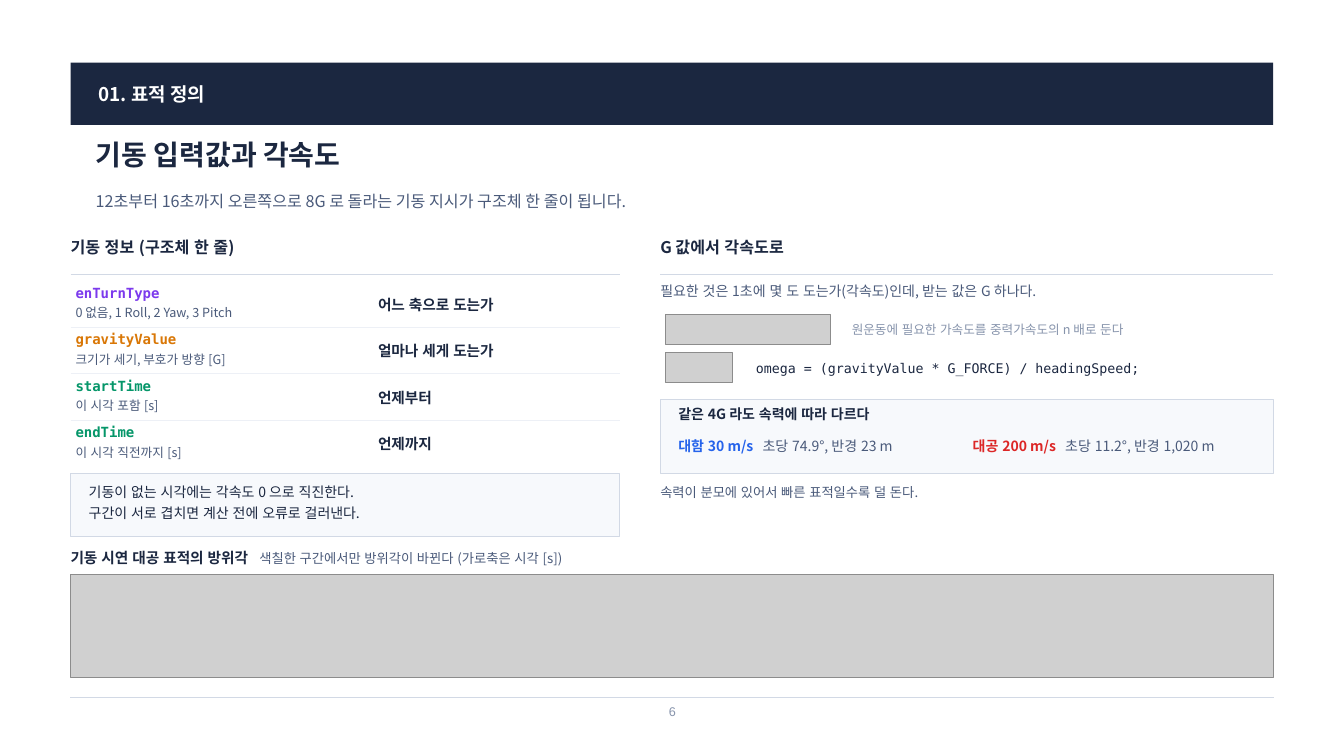
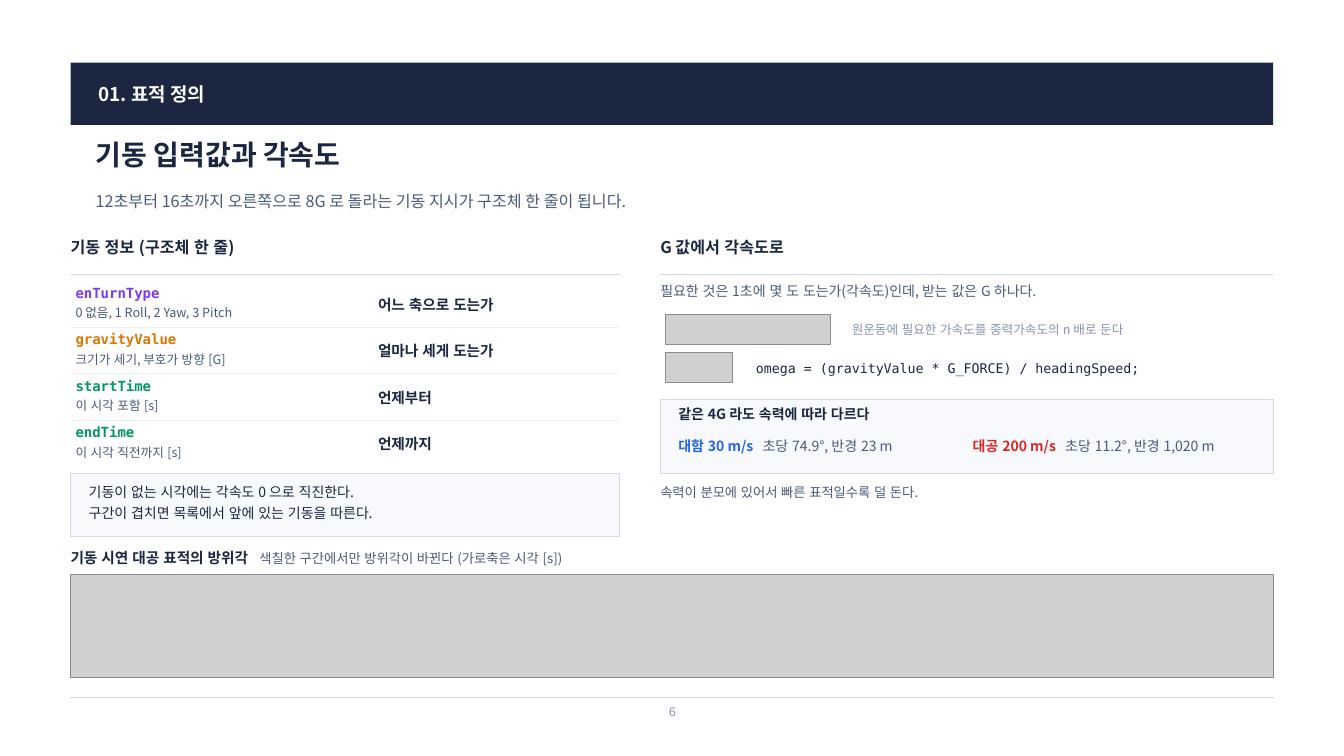
Before and after one commit to harley-hwan/radar-sw-study, a slide deck: slide 6 of Part3_TargetSim/ref/산출물/Chapter3_TargetSim.pptx. Drawn at 1344x756 pixels with LibreOffice and Linux fonts; fonts in the diff are those of the drawing; grey boxes stand for pictures. Boxes give left, top, right and bottom in pixels: in the first picture for what was removed or moved away, otherwise in the second. Text is boxed around its words. In the diff, an @@ line names an element or a change of style, - is before the commit and + after.

```diff
--- a/Part3_TargetSim/ref/산출물/Chapter3_TargetSim.pptx
+++ b/Part3_TargetSim/ref/산출물/Chapter3_TargetSim.pptx
@@ text at (x1=89, y1=506, x2=372, y2=519): text changed @@
-구간이 서로 겹치면 계산 전에 오류로 걸러낸다.
+구간이 겹치면 목록에서 앞에 있는 기동을 따른다.
```
Also in this commit, not shown: 5 other slides changed, 1 other file.
